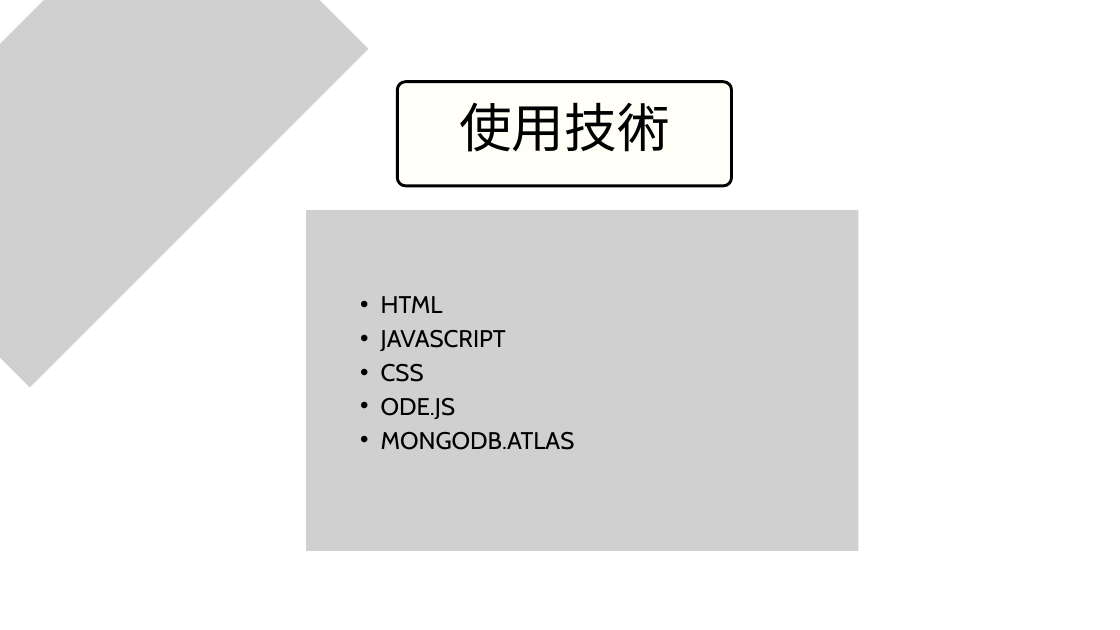
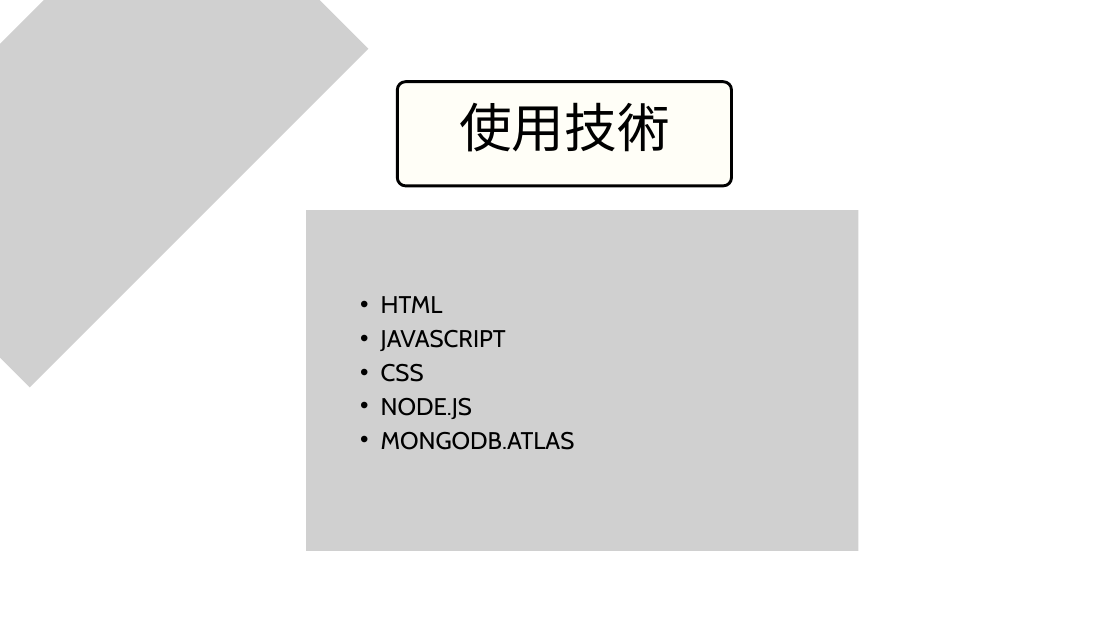
Before and after one commit to kevin01157007/ourproject, a slide deck: slide 5 of views/Web.pptx. Drawn at 1120x630 pixels with LibreOffice and Linux fonts; fonts in the diff are those of the drawing; grey boxes stand for pictures; background and template pictures are left out. Boxes give left, top, right and bottom in pixels: in the first picture for what was removed or moved away, otherwise in the second. Text is boxed around its words. In the diff, an @@ line names an element or a change of style, - is before the commit and + after.

```diff
--- a/views/Web.pptx
+++ b/views/Web.pptx
@@ text at (381, 398, 472, 419): text changed @@
-  • ODE.JS
+  • NODE.JS
```
Also in this commit, not shown: 1 other slide changed.
